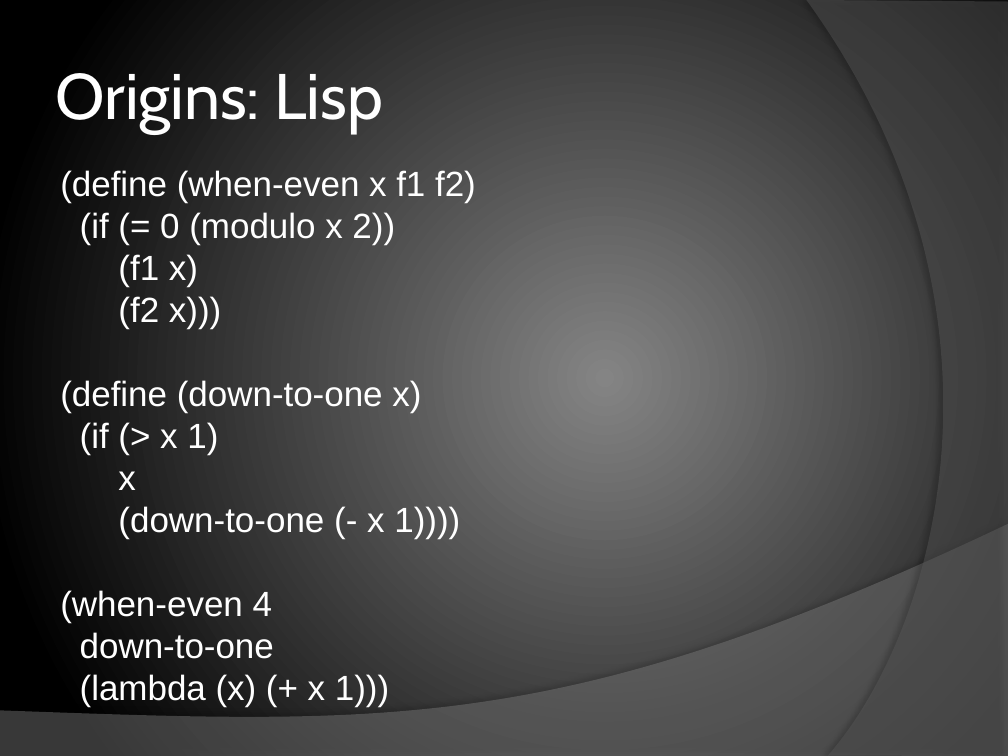
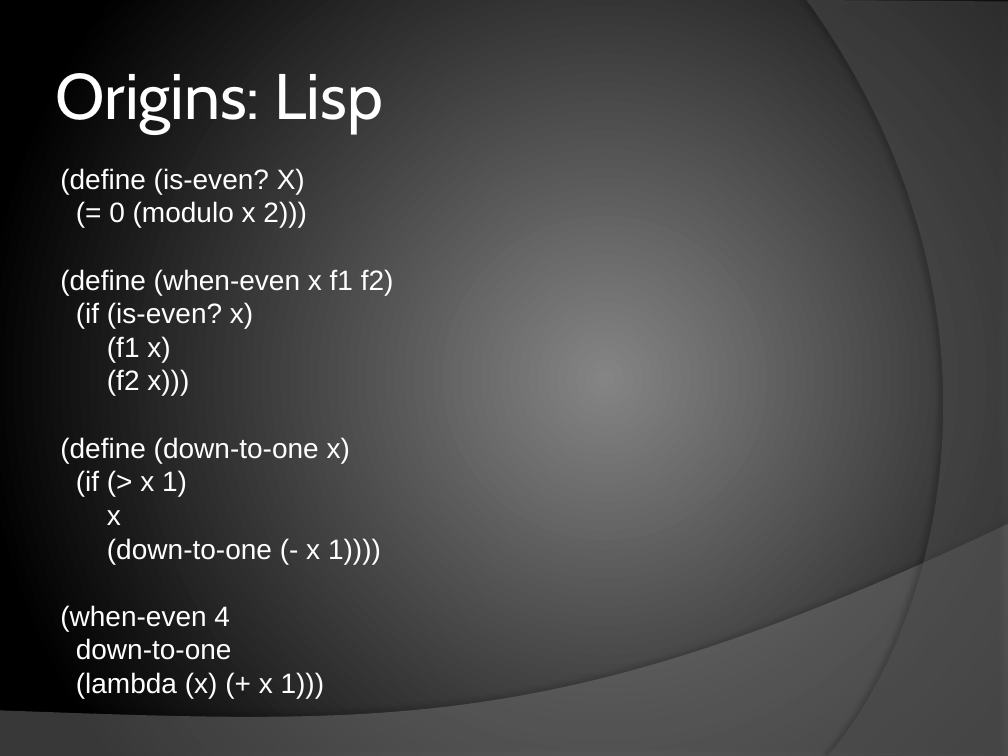
Before and after one commit to chrislewis/JaxFunc_0_ImperativelyFunctional, a slide deck: slide 6 of JaxFunc.pptx. Drawn at 1008x756 pixels with LibreOffice and Linux fonts; fonts in the diff are those of the drawing. Boxes give left, top, right and bottom in pixels: in the first picture for what was removed or moved away, otherwise in the second. Text is boxed around its words. In the diff, an @@ line names an element or a change of style, - is before the commit and + after.

Commit message:
scheme tweak

```diff
--- a/JaxFunc.pptx
+++ b/JaxFunc.pptx
@@ text at (x1=60, y1=168, x2=307, y2=228): paragraphs added @@
+(define (is-even? X)
+(= 0 (modulo x 2)))
@@ text at (x1=60, y1=269, x2=394, y2=698): size 25 to 20 pt in "(define (when-even x f1 f2)", "(f1 x)", "(f2 x)))", "(define (down-to-one x)" and 6 more places @@
@@ text at (x1=76, y1=302, x2=253, y2=328): text changed; size 25 to 20 pt @@
-(if (= 0 (modulo x 2))
+(if (is-even? x)
```
